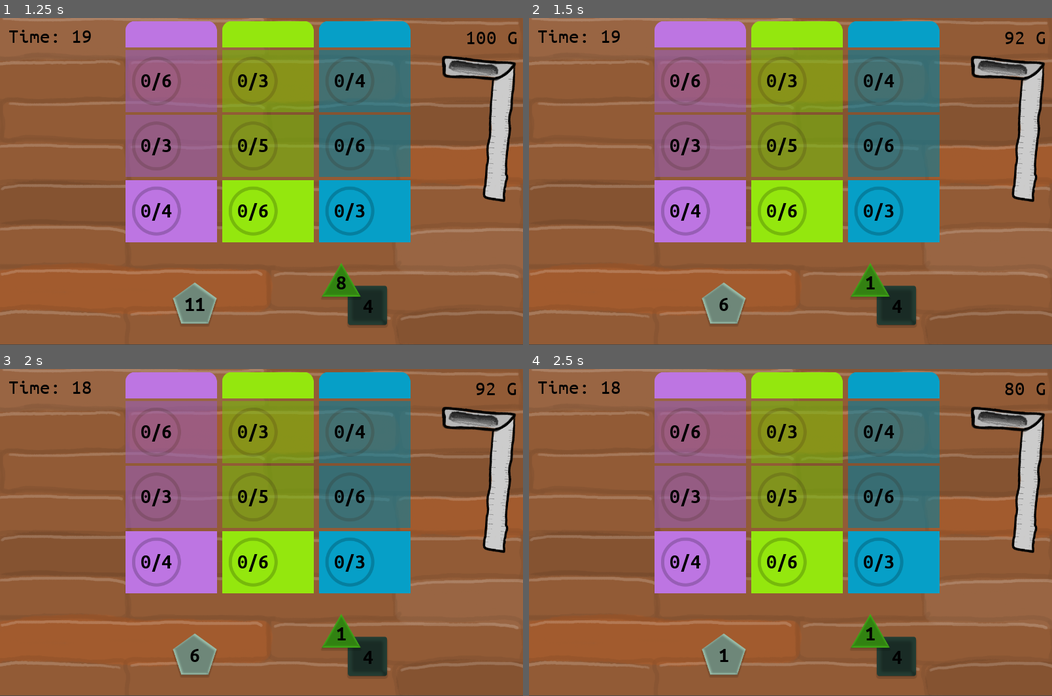
Above: before the commit, frames 1-4 (two rows, left to right).
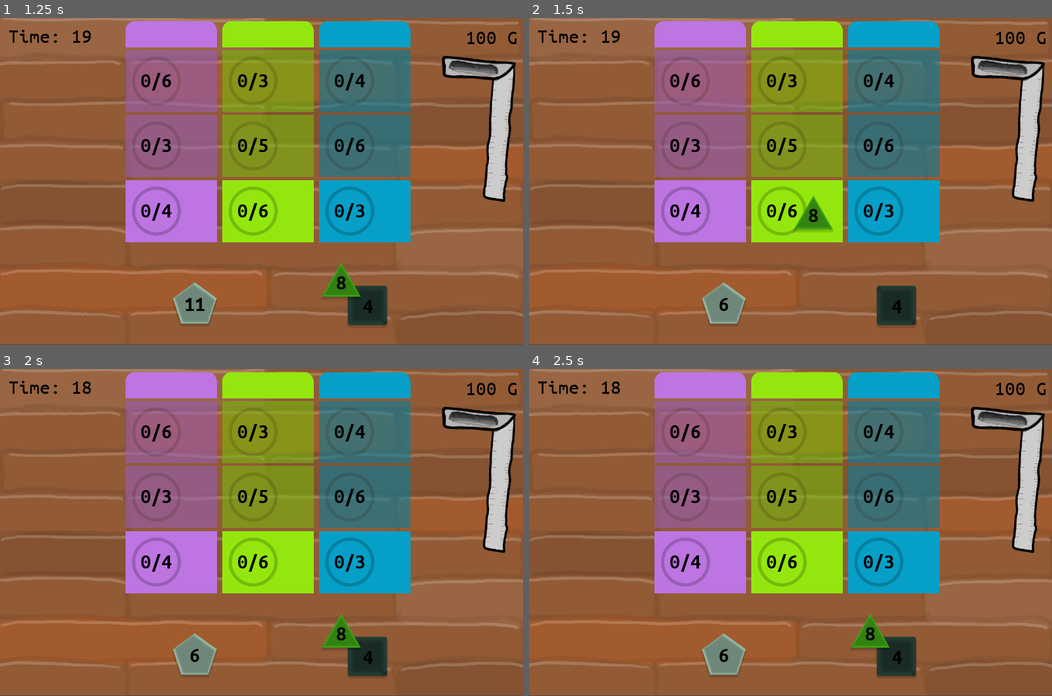
Above: after the commit, the same moments.

Repository: matzebond/DiceRepair
Game: Godot game, scene res://scenes/screens/RootNode.tscn
The game is run twice, just before and just after one commit, with the same random seed, the same clock (stepped at 60 frames per second) and the same inputs.
Inputs (mouse positions are in pixels of both pictures, inside the frame that each line leads up to):
- Up to frame 1 (1.25 s): drag from (366, 305) to (172, 80) at 0.52 s
- Up to frame 2 (1.5 s): tap Enter at 1.25 s; drag from (868, 282) to (701, 80) at 1.27 s
- Up to frame 3 (2 s): no input
- Up to frame 4 (2.5 s): move the mouse to (722, 653) at 2.02 s; click (722, 653) at 2.17 s

Frame 1 is identical in both runs. In frame 2, 1.0% of the frame differs, in the area x 50-99%, y 4-86%; in frame 3, 0.2%; in frame 4, 0.2%.

Commit message:
swap mouse button actions

Diff:
--- a/project.godot
+++ b/project.godot
@@ -24,14 +24,6 @@
 window/size/height=800
 window/stretch/mode="2d"
 
-[input]
-
-click={
-"deadzone": 0.5,
-"events": [ Object(InputEventMouseButton,"resource_local_to_scene":false,"resource_name":"","device":0,"alt":false,"shift":false,"control":false,"meta":false,"command":false,"button_mask":0,"position":Vector2( 0, 0 ),"global_position":Vector2( 0, 0 ),"factor":1.0,"button_index":2,"pressed":false,"doubleclick":false,"script":null)
- ]
-}
-
 [rendering]
 
 quality/driver/driver_name="GLES2"
--- a/scenes/die/Die.gd
+++ b/scenes/die/Die.gd
@@ -112,7 +112,7 @@
     if event is InputEventMouseMotion and state == Dragging:
         self.position = event.position + drag_offset
 
-    if event is InputEventMouseButton and event.button_index == BUTTON_RIGHT:
+    if event is InputEventMouseButton and event.button_index == BUTTON_LEFT:
         if !event.pressed and state == Dragging:
             state = Default
             get_tree().current_scene.dragging_die = false
@@ -122,7 +122,7 @@
             get_tree().current_scene.dragging_die = true
             start_drag()
 
-    if event is InputEventMouseButton and event.button_index == BUTTON_LEFT and event.pressed:
+    if event is InputEventMouseButton and event.button_index == BUTTON_RIGHT and event.pressed:
         if mouse_inside and state == Default and get_tree().current_scene.can_pay(roll_cost):
             roll()
 
